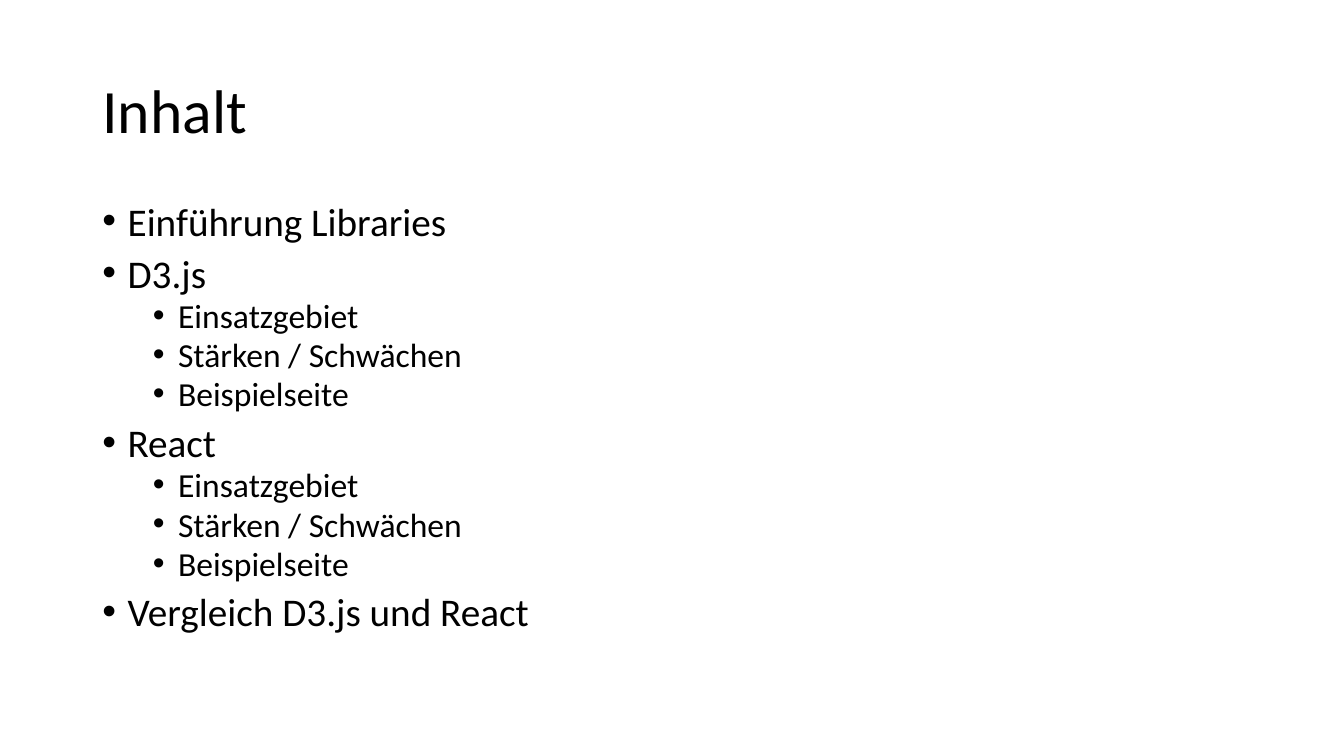
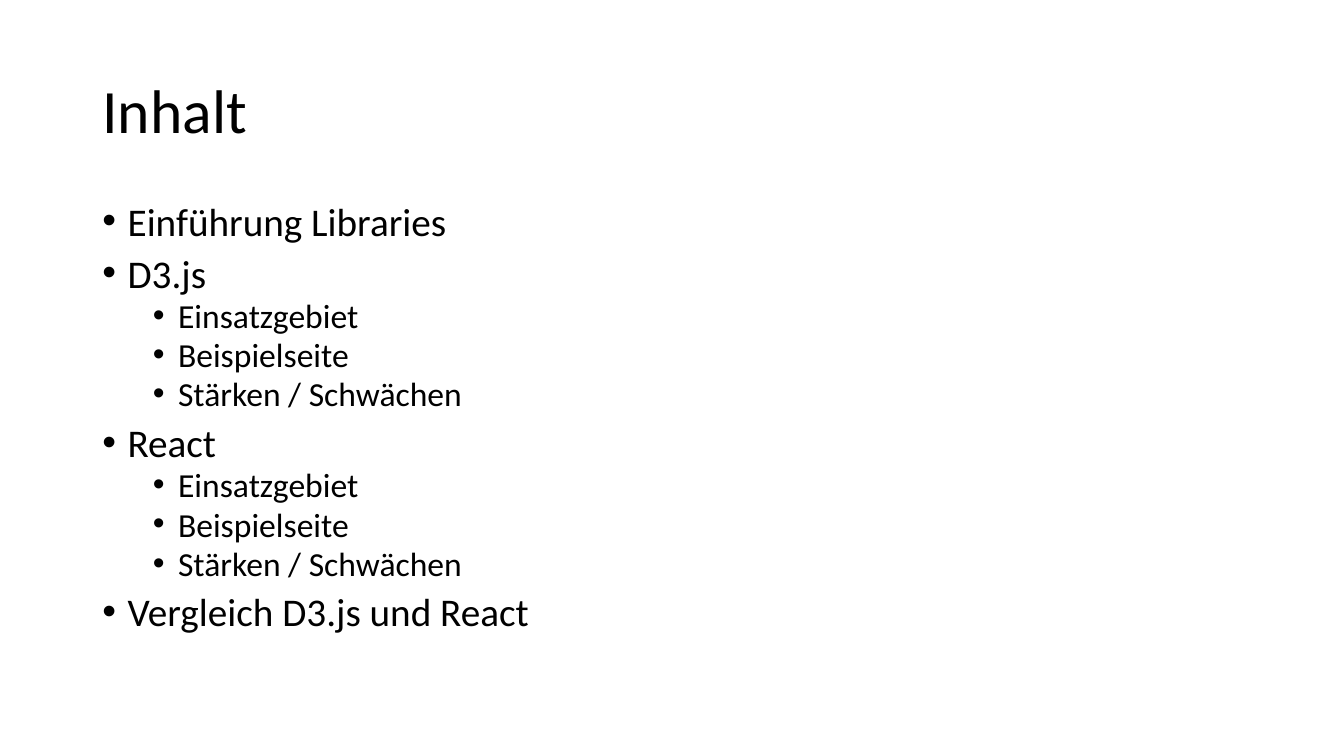
Before and after one commit to anna-staub/leiterlispiel, a slide deck: slide 2 of documents/JavaScript_Libraries/Gruppe_C_Praesentation_JSLibraries.pptx. Drawn at 1344x756 pixels with LibreOffice and Linux fonts; fonts in the diff are those of the drawing. Boxes give left, top, right and bottom in pixels: in the first picture for what was removed or moved away, otherwise in the second. Text is boxed around its words. In the diff, an @@ line names an element or a change of style, - is before the commit and + after.

```diff
--- a/documents/JavaScript_Libraries/Gruppe_C_Praesentation_JSLibraries.pptx
+++ b/documents/JavaScript_Libraries/Gruppe_C_Praesentation_JSLibraries.pptx
@@ text at (178, 343, 349, 373): paragraph added @@
+  • Beispielseite
@@ text at (178, 382, 349, 412): paragraph removed @@
-  • Beispielseite
@@ text at (178, 513, 349, 543): paragraph added @@
+  • Beispielseite
@@ text at (178, 552, 349, 582): paragraph removed @@
-  • Beispielseite
```
Also in this commit, not shown: 8 slides added, 3 slides removed, 6 other files.
